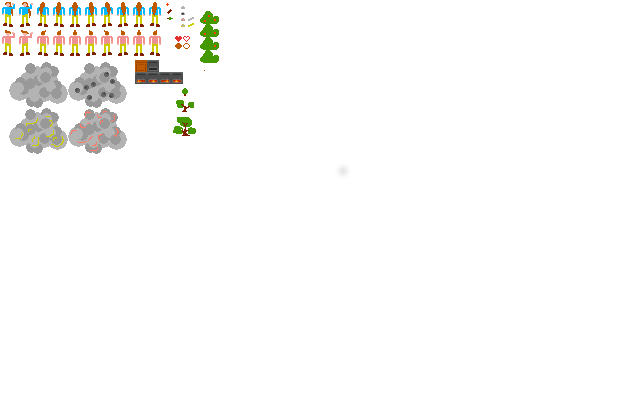
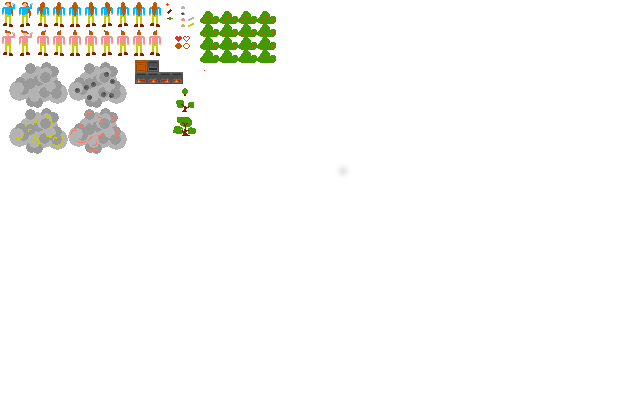
The second (640, 400) image is a revision of the first. Changes to its layers:
painted on "Hintergrund" over <box>219,11,276,63</box>
